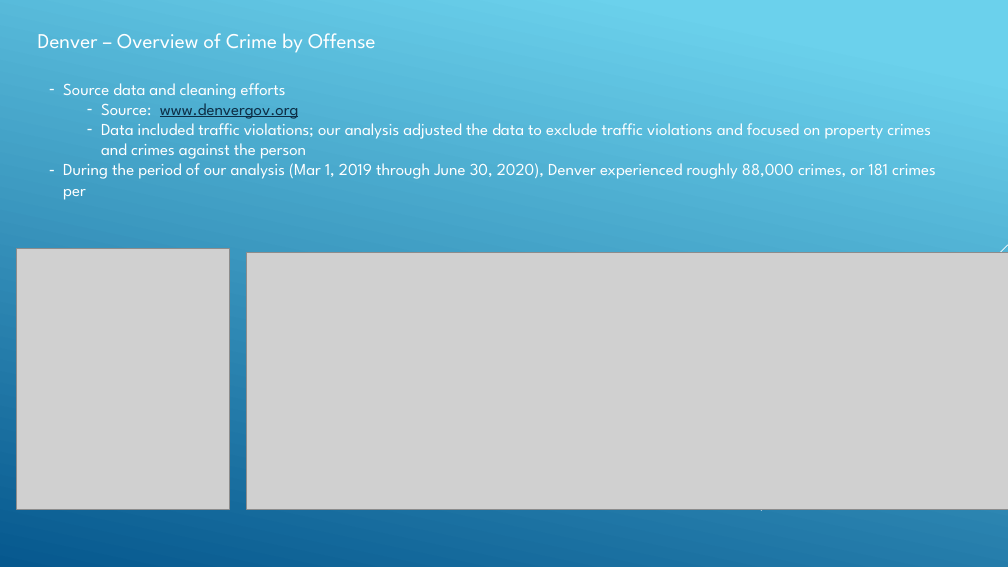
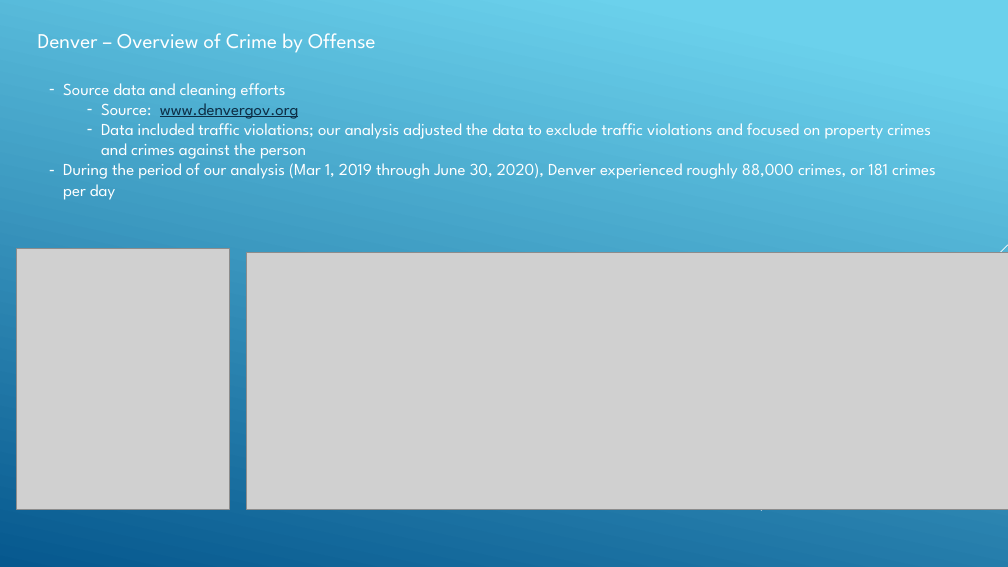
Before and after one commit to angelabanko/Project_1, a slide deck: slide 13 of Draft Presentation.pptx. Drawn at 1008x567 pixels with LibreOffice and Linux fonts; fonts in the diff are those of the drawing; grey boxes stand for pictures. Boxes give left, top, right and bottom in pixels: in the first picture for what was removed or moved away, otherwise in the second. Text is boxed around its words. In the diff, an @@ line names an element or a change of style, - is before the commit and + after.

Commit message:
Updated presentation

```diff
--- a/Draft Presentation.pptx
+++ b/Draft Presentation.pptx
@@ text at (x1=63, y1=163, x2=936, y2=200): text changed @@
-– During the period of our analysis (Mar 1, 2019 through June 30, 2020), Denver experienced roughly 88,000 crimes, or 181 crimes per
+– During the period of our analysis (Mar 1, 2019 through June 30, 2020), Denver experienced roughly 88,000 crimes, or 181 crimes per day
```
Also in this commit, not shown: 3 other slides changed, 2 slides added, 1 slide removed, 2 other files.
